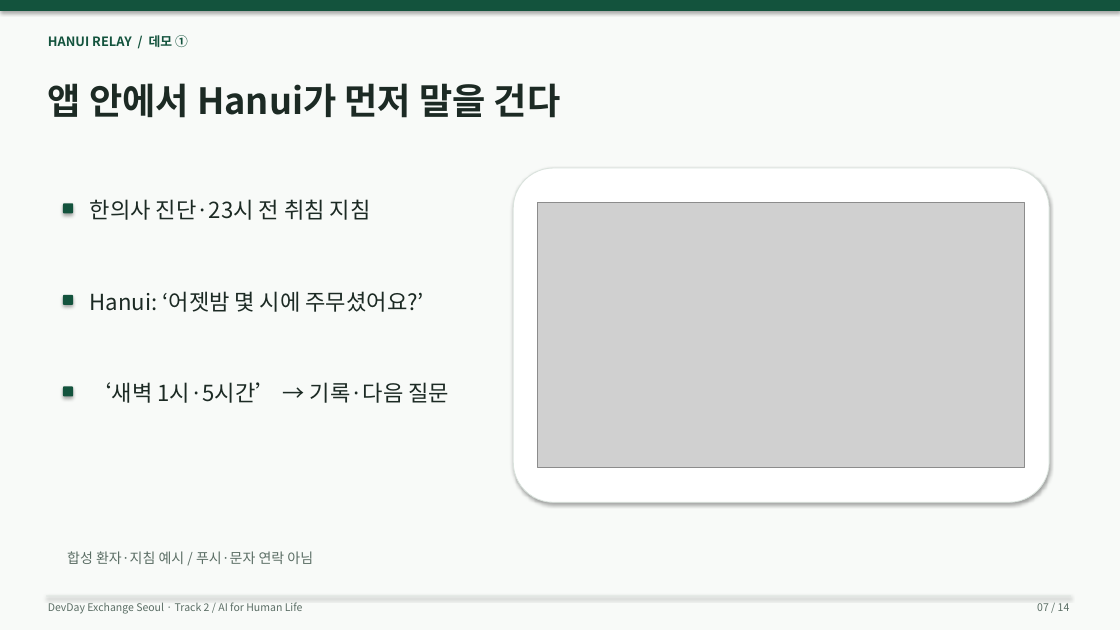
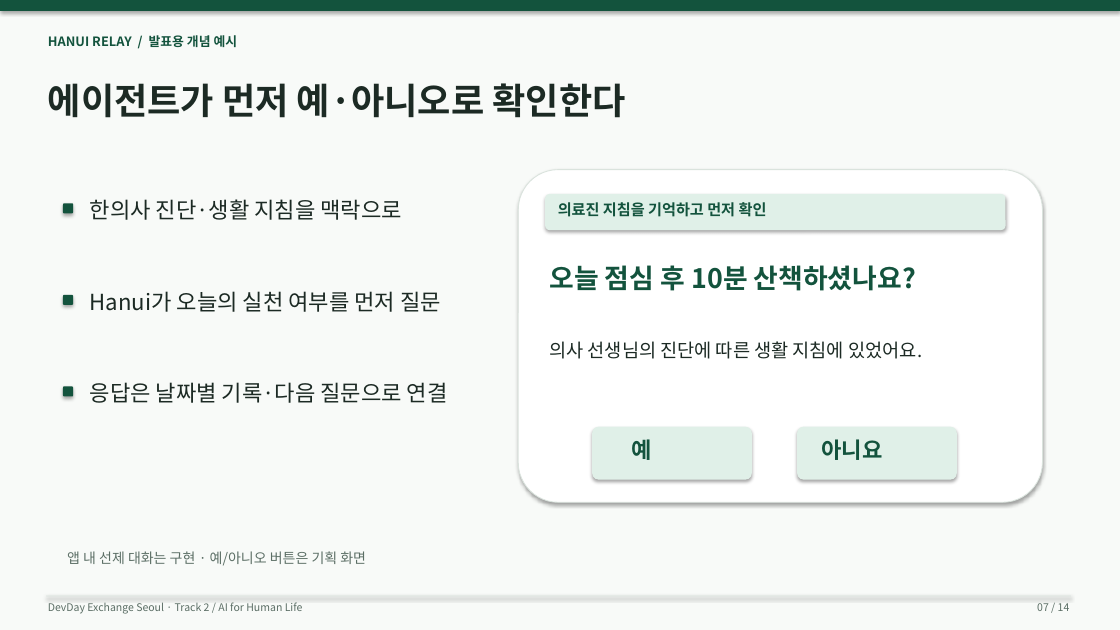
Before and after one commit to wlsalswo14/devday-hanui-relay, a slide deck: slide 7 of presentations/Hanui-Relay-10min.pptx. Drawn at 1120x630 pixels with LibreOffice and Linux fonts; fonts in the diff are those of the drawing; grey boxes stand for pictures. Boxes give left, top, right and bottom in pixels: in the first picture for what was removed or moved away, otherwise in the second. Text is boxed around its words. In the diff, an @@ line names an element or a change of style, - is before the commit and + after.

```diff
--- a/presentations/Hanui-Relay-10min.pptx
+++ b/presentations/Hanui-Relay-10min.pptx
@@ text at (48, 35, 238, 47): text changed @@
-HANUI RELAY / 데모 ①
+HANUI RELAY / 발표용 개념 예시
@@ text at (48, 83, 626, 118): text changed @@
-앱 안에서 Hanui가 먼저 말을 건다
+에이전트가 먼저 예·아니오로 확인한다
@@ rounded rectangle: place and size @@
-rounded rectangle at (513, 168, 1049, 502)
+rounded rectangle at (518, 170, 1043, 502)
@@ text at (90, 199, 402, 220): text changed @@
-한의사 진단·23시 전 취침 지침
+한의사 진단·생활 지침을 맥락으로
@@ picture removed at (538, 202, 1025, 468) @@
@@ rounded rectangle added at (545, 194, 1006, 230), fill #E0F0E8 @@
@@ text added at (558, 202, 767, 217), 13 pt, text #13533D, bold @@
+의료진 지침을 기억하고 먼저 확인
@@ text added at (549, 265, 916, 291), 23 pt, text #13533D, bold @@
+오늘 점심 후 10분 산책하셨나요?
@@ text at (90, 291, 441, 312): text changed @@
-Hanui: ‘어젯밤 몇 시에 주무셨어요?’
+Hanui가 오늘의 실천 여부를 먼저 질문
@@ text added at (549, 341, 922, 359), 16 pt, text #1C2A24 @@
+의사 선생님의 진단에 따른 생활 지침에 있었어요.
@@ text at (90, 382, 448, 403): text changed @@
-‘새벽 1시·5시간’ → 기록·다음 질문
+응답은 날짜별 기록·다음 질문으로 연결
@@ rounded rectangle added at (592, 427, 752, 480), fill #E0F0E8 @@
@@ text added at (632, 439, 652, 460), 19 pt, text #13533D, bold @@
+예
@@ rounded rectangle added at (797, 427, 957, 480), fill #E0F0E8 @@
@@ text added at (821, 439, 882, 460), 19 pt, text #13533D, bold @@
+아니요
@@ text removed at (67, 551, 313, 564) @@
-합성 환자·지침 예시 / 푸시·문자 연락 아님
@@ text added at (67, 551, 366, 566), 12 pt, text #5B6E65 @@
+앱 내 선제 대화는 구현 · 예/아니오 버튼은 기획 화면
```
Also in this commit, not shown: 2 other slides changed, 6 other files.
